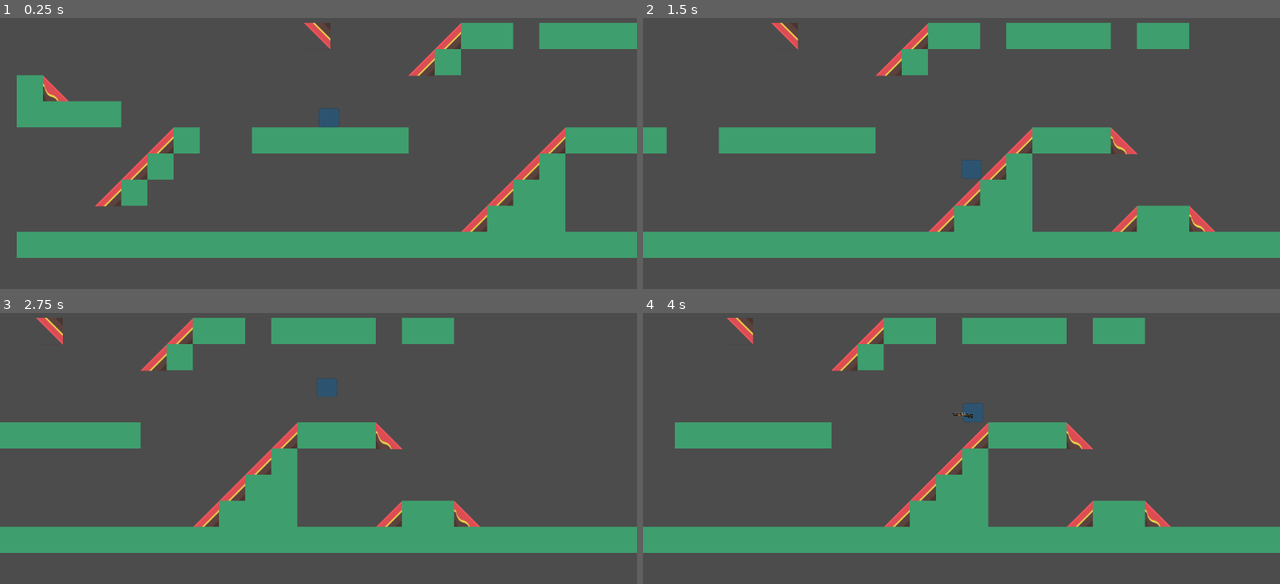
Above: before the commit, frames 1-4 (two rows, left to right).
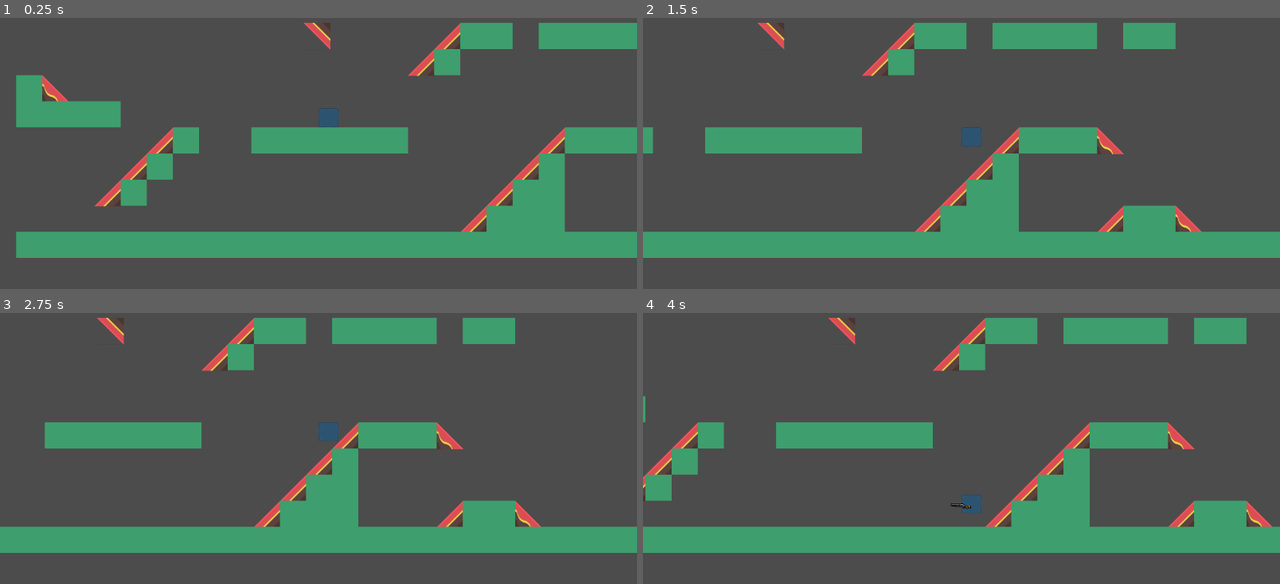
Above: after the commit, the same moments.

Repository: msuhail199/TechnicalDemo
Game: Godot game, scene res://src/Main/Level.tscn
The game is run twice, just before and just after one commit, with the same random seed, the same clock (stepped at 60 frames per second) and the same inputs.
Inputs (mouse positions are in pixels of both pictures, inside the frame that each line leads up to):
- Up to frame 1 (0.25 s): no input
- Up to frame 2 (1.5 s): move the mouse to (1101, 104) at 0.52 s; hold D (right) 0.53-1.28 s; click (1101, 104) at 0.6 s; tap Space (Shoot, bound only before the commit) at 0.8, 1.35 s; move the mouse to (834, 139) at 1.27 s; hold S (down) from 1.28 s (still down)
- Up to frame 3 (2.75 s): tap Shift (gun) at 1.55, 2.1 s; move the mouse to (382, 334) at 2.02 s; release S (down) at 2.03 s; hold D (right) from 2.03 s (still down); click (382, 334) at 2.3 s
- Up to frame 4 (4 s): move the mouse to (929, 491) at 2.77 s; release D (right) at 2.78 s; hold W (up, bound only before the commit) 2.78-3.53 s; click (929, 491) at 2.85 s; tap Space (Shoot, bound only before the commit) at 3.05, 3.6 s; move the mouse to (1152, 472) at 3.52 s; hold A (left) from 3.53 s (still down); tap Shift (gun) at 3.8 s

The runs differ from the first frame. In frame 1, 0.7% of the frame differs, in the area x 2-89%, y 1-89%; in frame 2, 6.8%; in frame 3, 15%; in frame 4, 19%, in the area x 0-99%, y 1-80%.

Commit message:
Refactor player code, Organise gun usage for items update. Add concept art from mj
Signed-off-by: Suhail Munshi <msuhail199+1@googlemail.com>

Diff:
--- /dev/null
+++ b/assets/Fonts/DynamicFont.tres
@@ -0,0 +1,7 @@
+[gd_resource type="DynamicFont" load_steps=2 format=2]
+
+[ext_resource path="res://assets/Fonts/BAUHS93.TTF" type="DynamicFontData" id=1]
+
+[resource]
+size = 25
+font_data = ExtResource( 1 )
--- a/project.godot
+++ b/project.godot
@@ -8,6 +8,34 @@
 
 config_version=4
 
+_global_script_classes=[ {
+"base": "KinematicBody2D",
+"class": "Actor",
+"language": "GDScript",
+"path": "res://src/Actors/Player/Actor.gd"
+}, {
+"base": "Node2D",
+"class": "Bullet",
+"language": "GDScript",
+"path": "res://src/Actors/Objects/Projectiles/Bullet.gd"
+}, {
+"base": "Actor",
+"class": "Player",
+"language": "GDScript",
+"path": "res://src/Actors/Player/Player.gd"
+}, {
+"base": "AnimatedSprite",
+"class": "ShotGun",
+"language": "GDScript",
+"path": "res://src/Actors/Objects/Weapons/Gun.gd"
+} ]
+_global_script_class_icons={
+"Actor": "",
+"Bullet": "",
+"Player": "",
+"ShotGun": ""
+}
+
 [application]
 
 config/name="Godot"
@@ -16,7 +44,11 @@
 
 [debug]
 
-settings/fps/force_fps=120
+settings/stdout/print_fps=true
+
+[display]
+
+window/vsync/use_vsync=false
 
 [global]
 
@@ -24,6 +56,14 @@
 
 [input]
 
+ui_accept={
+"deadzone": 0.5,
+"events": [ Object(InputEventKey,"resource_local_to_scene":false,"resource_name":"","device":0,"alt":false,"shift":false,"control":false,"meta":false,"command":false,"pressed":false,"scancode":16777221,"physical_scancode":0,"unicode":0,"echo":false,"script":null)
+, Object(InputEventKey,"resource_local_to_scene":false,"resource_name":"","device":0,"alt":false,"shift":false,"control":false,"meta":false,"command":false,"pressed":false,"scancode":16777222,"physical_scancode":0,"unicode":0,"echo":false,"script":null)
+, Object(InputEventKey,"resource_local_to_scene":false,"resource_name":"","device":0,"alt":false,"shift":false,"control":false,"meta":false,"command":false,"pressed":false,"scancode":32,"physical_scancode":0,"unicode":0,"echo":false,"script":null)
+, Object(InputEventJoypadButton,"resource_local_to_scene":false,"resource_name":"","device":0,"button_index":0,"pressure":0.0,"pressed":false,"script":null)
+ ]
+}
 left={
 "deadzone": 0.5,
 "events": [ Object(InputEventKey,"resource_local_to_scene":false,"resource_name":"","device":0,"alt":false,"shift":false,"control":false,"meta":false,"command":false,"pressed":false,"scancode":0,"physical_scancode":65,"unicode":0,"echo":false,"script":null)
@@ -31,8 +71,7 @@
 }
 up={
 "deadzone": 0.5,
-"events": [ Object(InputEventKey,"resource_local_to_scene":false,"resource_name":"","device":0,"alt":false,"shift":false,"control":false,"meta":false,"command":false,"pressed":false,"scancode":0,"physical_scancode":87,"unicode":0,"echo":false,"script":null)
- ]
+"events": [  ]
 }
 down={
 "deadzone": 0.5,
@@ -56,7 +95,12 @@
 }
 Shoot={
 "deadzone": 0.5,
-"events": [ Object(InputEventKey,"resource_local_to_scene":false,"resource_name":"","device":0,"alt":false,"shift":false,"control":false,"meta":false,"command":false,"pressed":false,"scancode":0,"physical_scancode":32,"unicode":0,"echo":false,"script":null)
+"events": [ Object(InputEventMouseButton,"resource_local_to_scene":false,"resource_name":"","device":-1,"alt":false,"shift":false,"control":false,"meta":false,"command":false,"button_mask":0,"position":Vector2( 0, 0 ),"global_position":Vector2( 0, 0 ),"factor":1.0,"button_index":1,"pressed":false,"doubleclick":false,"script":null)
+ ]
+}
+jump={
+"deadzone": 0.5,
+"events": [ Object(InputEventKey,"resource_local_to_scene":false,"resource_name":"","device":0,"alt":false,"shift":false,"control":false,"meta":false,"command":false,"pressed":false,"scancode":32,"physical_scancode":0,"unicode":0,"echo":false,"script":null)
  ]
 }
 
--- a/src/Actors/Cameras/CameraController.gd
+++ b/src/Actors/Cameras/CameraController.gd
@@ -1,7 +1,7 @@
 extends Camera2D
 
 
-onready var player = get_node("/root/Node/Player")
+onready var player = $"%Player"
 
 func _physics_process(delta):
 	position.x = player.position.x
--- a/src/Actors/Objects/Projectiles/Bullet.gd
+++ b/src/Actors/Objects/Projectiles/Bullet.gd
@@ -1,15 +1,18 @@
-extends Area2D
+extends Node2D
 
-var speed = 400
-var dir = 1
+
+class_name Bullet
+
+var speed = 25
+var dir = Vector2(0,0)
+
+func init(direction:Vector2):
+	dir = direction
 
 
 func _physics_process(delta):
-	position += transform.x * speed * dir
-
-func init(var direction):
-	dir = direction
-
+	position.x += dir.x * speed
+	position.y += dir.y * speed
 
 func _on_Bullet_body_entered(body):
 	if body.is_in_group("mobs"):
--- a/src/Actors/Objects/Weapons/Gun.gd
+++ b/src/Actors/Objects/Weapons/Gun.gd
@@ -1,28 +1,70 @@
 extends AnimatedSprite
 
+class_name ShotGun
+
 onready var Player = get_owner()
+onready var Bullet = load("res://src/Actors/Objects/Projectiles/Bullet.tscn")
 onready var Muzzle = $Muzzle
+
+onready var downpos = Vector2(23, 36)
+onready var leftpos = Vector2(0,36)
+onready var rightpos = Vector2(46,36)
+
+onready var muzzleleft = Vector2(558,-210)
+onready var muzzleright = Vector2(-558,-210)
+onready var muzzledown = Vector2(0, 900)
+
+var allowshoot:bool = true
+onready var time_between_shots:float = 0.5
 
 
 func flip_gun():
 	if Input.is_action_pressed("right"):
-		#Muzzle.position.y = max(Muzzle.position.y, -Muzzle.position.y)
-		#look_at(Vector2(Player.position.x + 100, Player.position.y + 36))
-		position = Vector2(46,36)
-		Muzzle.position = Vector2(558, -210)
+		position = rightpos
+		Muzzle.position = muzzleleft
 		animation = "Right"
 	elif Input.is_action_pressed("left") :
-		#Muzzle.position.y = max(Muzzle.position.y, -Muzzle.position.y)
 		animation = "Left"
-		position = Vector2(0, 36)
-		Muzzle.position = Vector2(-558,-210)
-		#look_at(Vector2(Player.position.x - 100, Player.position.y +36))
+		position = leftpos
+		Muzzle.position = muzzleright
+	if Input.is_action_pressed("down") :
+		animation = "Down"
+		position = downpos
+		Muzzle.position = muzzledown
 
 
-func _process(delta):
+func on_shoot(var _air:bool = false):
+	# Declare Bullet, add to muzzle position
+	if !allowshoot:
+		return
+
+	allowshoot = false
+	var direction = Vector2()
+	if animation == "Down":
+		direction.y = 1
+		Player.apply_knockback(0, -1)
+	elif animation == "Left":
+		direction.x = -1
+		Player.apply_knockback(-1)
+	elif animation == "Right":
+		Player.apply_knockback(1)
+		direction.x = 1
+
+	# Create and configure bullet.
+	var b = Bullet.instance()
+	b.init(direction)
+	print(direction)
+	b.set_as_toplevel(true)
+	add_child(b)
+	b.transform = Muzzle.global_transform
+	yield(get_tree().create_timer(time_between_shots), "timeout")
+	allowshoot = true
+
+func _process(_delta):
 # 	#flip according to direction
 	flip_gun()
 
 func _ready():
 	visible = false
+	animation = "Right"
 	set_process(true)
--- a/src/Actors/Objects/Weapons/Gun.tscn
+++ b/src/Actors/Objects/Weapons/Gun.tscn
@@ -1,11 +1,17 @@
-[gd_scene load_steps=6 format=2]
+[gd_scene load_steps=7 format=2]
 
 [ext_resource path="res://assets/imported/Other/Gun.png" type="Texture" id=1]
 [ext_resource path="res://src/Actors/Objects/Weapons/Gun.gd" type="Script" id=2]
 [ext_resource path="res://assets/imported/Other/Gun Left.png" type="Texture" id=3]
+[ext_resource path="res://assets/imported/Other/Gun Down.png" type="Texture" id=4]
 
 [sub_resource type="SpriteFrames" id=1]
 animations = [ {
+"frames": [ ExtResource( 4 ) ],
+"loop": true,
+"name": "Down",
+"speed": 5.0
+}, {
 "frames": [ ExtResource( 3 ) ],
 "loop": true,
 "name": "Left",
@@ -22,7 +28,7 @@
 
 [node name="AnimatedSprite" type="AnimatedSprite"]
 frames = SubResource( 1 )
-animation = "Right"
+animation = "Left"
 script = ExtResource( 2 )
 
 [node name="Muzzle" type="Area2D" parent="."]
--- /dev/null
+++ b/src/Actors/Player/Actor.gd
@@ -0,0 +1,11 @@
+class_name Actor
+extends KinematicBody2D
+
+
+var velocity = Vector2()
+onready var GRAVITY = 30
+
+
+func _physics_process(delta):
+	#velocity.y += GRAVITY
+	var x = 1
--- a/src/Actors/Player/Player.gd
+++ b/src/Actors/Player/Player.gd
@@ -1,31 +1,27 @@
-extends KinematicBody2D
+class_name Player
+extends Actor
+
 
 
 # Const Values
 const speed = 600
 const jumpSpeed = 600
 const slowdown = 30
-const GRAVITY = 30
-const airboost = -12
+const airboost = -10
 
 # Start pos
 onready var startpos = position
 onready var inc = 0.1
 
-var velocity = Vector2()
-onready var Bullet = load("res://src/Actors/Objects/Projectiles/Bullet.tscn")
+export var maxhealth = 100
+
 onready var raycastleft =  get_node("RayCastLeft")
 onready var raycastright = get_node ("RayCastRight")
 onready var gun = get_node("Gun")
+onready var health:int = maxhealth
 
-enum DIRECTION {
-	LEFT = -1
-	NONE = 0
-	RIGHT = 1
-}
 
-var initial = DIRECTION.NONE
-
+# Gradually increase speed until max velocity.
 func grad_increase():
 	if Input.is_action_pressed("right"):
 		return (velocity.x + speed*0.1) if (velocity.x < speed) else velocity.x
@@ -34,42 +30,6 @@
 	else:
 		return velocity.x
 
-# in air function
-func in_air():
-	# Apply Gravity in the air.
-	velocity.y += GRAVITY
-
-	if Input.is_action_pressed("up") && velocity.y < 0:
-		velocity.y += airboost
-
-	# Apply horizontal movement in air (Gradually)
-	if Input.is_action_pressed("right"):
-		velocity.x = grad_increase()
-	elif Input.is_action_pressed("left"):
-		velocity.x = grad_increase()
-	else : # No button press
-		if velocity.x != 0 : # Currently moving, slowdown
-			velocity.x += slowdown if (velocity.x < 0) else -slowdown
-
-func on_ground():
-	# Set Initial Direction.
-	initial = DIRECTION.NONE
-	# Sideways input and on ground
-	if Input.is_action_pressed("right"):
-		velocity.x = grad_increase()
-	elif Input.is_action_pressed("left"):
-		velocity.x = grad_increase()
-	else:
-		# Decrease or stop movement
-		velocity.x += -velocity.x*0.5
-
-	# Jump Input
-	if Input.is_action_just_pressed("up"):
-		velocity.y = -jumpSpeed
-		if velocity.x > 0 :
-			initial = DIRECTION.RIGHT
-		elif velocity.x < 0 :
-			initial = DIRECTION.LEFT
 
 # Effectively the main function
 func get_input():
@@ -77,36 +37,60 @@
 	if Input.is_action_just_pressed("gun"):
 		gun.visible = !gun.visible
 
-	if Input.is_action_just_pressed("Restart"): # Restart game
+	if gun.visible && Input.is_action_just_pressed("Shoot"): # Call item action function
+		gun.on_shoot()
+
+	if Input.is_action_just_pressed("Restart"): # Restart Test
 		position = startpos
 
-	# do is _on_floor and then call in_air or on_ground#
+	if Input.is_action_pressed("jump"):
+		if check_for_ground():
+				jump()
+		else:
+			if velocity.y < 0:
+				velocity.y += airboost
+
+	# Sideways input/slowdown if no imput
+	if Input.is_action_pressed("right"):
+		velocity.x = grad_increase()
+	elif Input.is_action_pressed("left"):
+		velocity.x = grad_increase()
+	else:
+		if check_for_ground() :
+			# Decrease or stop movement
+			if fposmod(velocity.x, 1.0) < 1:
+				velocity.x = 0;
+			else:
+				velocity.x += -velocity.x * 0.2
+		else:
+			if velocity.x != 0 : # Currently moving, slowdown
+				velocity.x += slowdown if (velocity.x < 0) else -slowdown
+
+
+func check_for_ground():
+	# return true if on ground else false
 	if raycastleft.is_colliding() or raycastright.is_colliding():
 		#print("FLOOR!")
-		if gun.visible && Input.is_action_just_pressed("Shoot"):
-			on_shoot()
-		on_ground()
+		return true
 	else:
 		#print("AIR!")
-		if gun.visible && Input.is_action_just_pressed("Shoot"):
-			on_shoot(true)
-		in_air()
+		return false
+
+func apply_knockback(var facing:int = 0, var height:int = 0):
+	# Push the player back after they fire.
+	var pushback = facing * speed * 2
+	velocity.x -= pushback/2 if check_for_ground() else pushback
+	velocity.y += height * (jumpSpeed/2)
+
+func take_damage(var damage:float):
+	health -= damage
+
+func jump():
+	velocity.y = -jumpSpeed
 
 # Called each frame
 func _physics_process(delta):
-	var fps = Engine.get_frames_per_second()
-	print("Fps is : " + str(fps))
+	# Apply Gravity in the air.
+	velocity.y += GRAVITY
 	get_input()
-	velocity = move_and_slide_with_snap(velocity, Vector2.UP)
-
-
-func on_shoot(var air = false):
-	# 1 for right -1 for left
-	var facing = -1 if (gun.animation == "Left") else 1
-	var b = Bullet.instance()
-	b.init(facing)
-	owner.add_child(b)
-	b.transform = get_node("Gun/Muzzle").global_transform
-	var pushback = facing*speed*3
-	velocity.x -= pushback
-	print("Pushback + " + str(pushback))
+	velocity = move_and_slide(velocity, Vector2.UP)
--- a/src/Main/Level.tscn
+++ b/src/Main/Level.tscn
@@ -186,7 +186,7 @@
 7/shapes = [  ]
 7/z_index = 0
 
-[node name="Node" type="Node"]
+[node name="Level" type="Node"]
 
 [node name="TileMap" type="TileMap" parent="."]
 tile_set = SubResource( 3 )
@@ -196,6 +196,7 @@
 tile_data = PoolIntArray( 131045, 6, 0, 131051, 6, 0, 131054, 6, 0, 131057, 6, 0, 131058, 6, 0, 131059, 6, 0, 65537, 10 …(1418 unchanged characters)…
 
 [node name="Player" parent="." instance=ExtResource( 1 )]
+unique_name_in_owner = true
 position = Vector2( 99, 217 )
 
 [node name="Camera2D" type="Camera2D" parent="."]
@@ -204,6 +205,5 @@
 current = true
 zoom = Vector2( 1.5, 1.5 )
 limit_smoothed = true
-smoothing_enabled = true
 smoothing_speed = 100.0
 script = ExtResource( 3 )
Binary file added: Concept art/MidJourney/Enemies/Munchies_2d_cartoon_mantis_anime_2c21e0f5-9bc9-481d-9947-c0ecae339813.png
Binary file added: Concept art/MidJourney/Enemies/Munchies_cartoon_badger_whole_body_cute_angry_hollow_knight_de7c23ec-aefb-47e2-a67a-e580d0e74cb7.png
Binary file added: Concept art/MidJourney/Enemies/b250ad80-4c66-441e-ba9f-2db0613ff653_progress_image_93.webp
Binary file added: Concept art/MidJourney/Landscape/Caves/Munchies_2d_sprite_cave_1367b19f-42e4-4adb-b36a-09682b37b736.png
Binary file added: Concept art/MidJourney/Landscape/Caves/Munchies_2d_texture_simple_cave_2915631c-cddb-4cb9-8767-971a2b43c385.png
Binary file added: Concept art/MidJourney/Landscape/Dungeon or Castle/Munchies_cartoon_background_402eff4c-063e-43c6-9296-05094436589d.png
Binary file added: Concept art/MidJourney/Landscape/Dungeon or Castle/Munchies_underground_dungeon_dark_game_2d_bf00efca-869c-436c-b341-c8a6cbbf90b6.png
Binary file added: Concept art/MidJourney/Landscape/Outside/Munchies_2d_cute_adventurer_cab3f395-82d9-42df-990d-78f30a5142f8.png
Binary file added: Concept art/MidJourney/Landscape/Outside/Munchies_cartoon_background_402eff4c-063e-43c6-9296-05094436589d.png
Binary file added: Concept art/MidJourney/Landscape/Outside/b31e5a47-e1f8-4d60-ad58-2ec727fa7238_progress_image_63.webp
Binary file added: Concept art/MidJourney/NPC Charachters/Munchies_2d_cartoon_anteater_sprite_4_legs_and_tail_anatomicall_e1fd725f-53fa-485c-aa71-48821e00c60d.png
Binary file added: Concept art/MidJourney/NPC Charachters/Munchies_2d_cartoon_stalactite_sprite_fa7b7703-b028-42e8-bec9-874fca227400.png
(and 67 more such lines)
